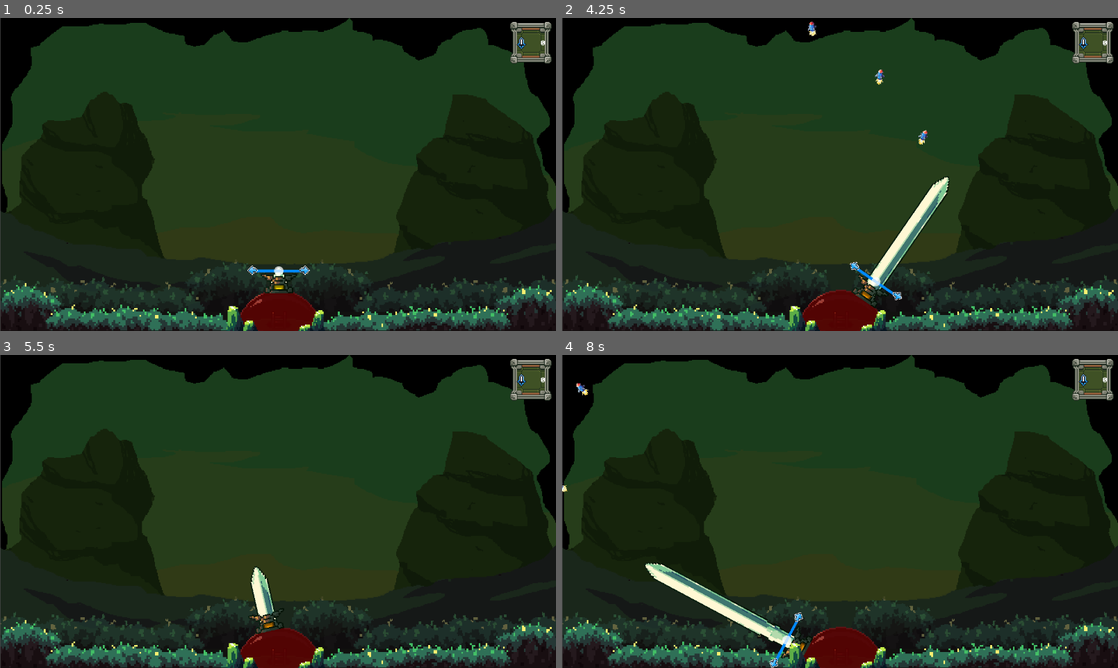
Above: before the commit, frames 1-4 (two rows, left to right).
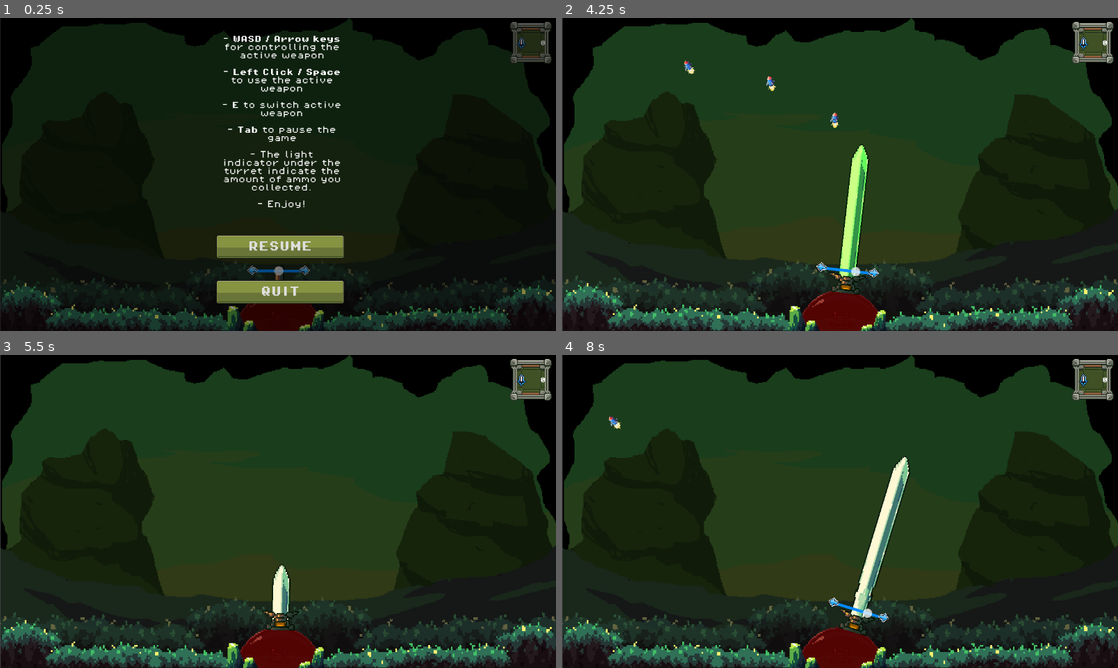
Above: after the commit, the same moments.

Repository: antoinenisoli/DomeSword_GWJ_2025
Game: Godot game, scene res://scenes/levels/game.tscn
Same seed, same stepped clock (60 frames per second), same inputs: the game is played once before the commit and once after it.
Inputs (mouse positions are in pixels of both pictures, inside the frame that each line leads up to):
- Up to frame 1 (0.25 s): no input
- Up to frame 2 (4.25 s): click (840, 246) at 0.5 s, where only the run after the commit has a clickable "RESUME"; move the mouse to (962, 158) at 1.27 s; press the mouse at (962, 158) at 1.28 s; hold Right (move_right) 1.28-2.03 s; move the mouse to (728, 190) at 2.02 s; release the mouse at (728, 190) at 2.03 s; hold Left (move_left) 2.03-2.78 s; tap E (switch_weapon) at 2.1, 3.6 s; move the mouse to (895, 105) at 2.77 s; press the mouse at (895, 105) at 2.78 s; hold Right (move_right) from 2.78 s (still down); move the mouse to (812, 237) at 3.52 s; release the mouse at (812, 237) at 3.53 s
- Up to frame 3 (5.5 s): move the mouse to (444, 558) at 4.27 s; release Right (move_right) at 4.28 s; press the mouse at (444, 558) at 4.28 s; hold Left (move_left) from 4.28 s (still down); move the mouse to (111, 464) at 5.02 s; release the mouse at (111, 464) at 5.03 s; tap E (switch_weapon) at 5.1 s
- Up to frame 4 (8 s): move the mouse to (867, 511) at 5.77 s; press the mouse at (867, 511) at 5.78 s; move the mouse to (756, 433) at 6.52 s; release Left (move_left) at 6.53 s; release the mouse at (756, 433) at 6.53 s; hold Right (move_right) from 6.53 s (still down); tap E (switch_weapon) at 6.6 s; move the mouse to (962, 495) at 7.27 s; press the mouse at (962, 495) at 7.28 s

The runs differ from the first frame. In frame 1, 55% of the frame differs, in the area x 0-100%, y 0-100%; in frame 2, 3.4%; in frame 3, 1.1%; in frame 4, 3.7%.

Commit message:
hold keys to build force instead of spamming

Diff:
--- a/scenes/UI/game_ui.tscn
+++ b/scenes/UI/game_ui.tscn
@@ -181,7 +181,6 @@
 stretch_mode = 4
 
 [node name="PauseScreen" type="Control" parent="CanvasLayer/Screens"]
-visible = false
 layout_mode = 1
 anchors_preset = 15
 anchor_right = 1.0
@@ -217,12 +216,13 @@
 anchors_preset = 10
 anchor_right = 1.0
 offset_left = 51.0
+offset_top = -40.0
 offset_right = -36.0
-offset_bottom = 296.0
+offset_bottom = 412.0
 grow_horizontal = 2
 theme_override_fonts/normal_font = ExtResource("8_owrpm")
 theme_override_fonts/bold_font = ExtResource("4_5038c")
-theme_override_font_sizes/normal_font_size = 16
+theme_override_font_sizes/normal_font_size = 18
 bbcode_enabled = true
 text = "- [b]WASD / Arrow keys[/b] for controlling the active weapon
 
@@ -230,7 +230,11 @@
 
 - [b]E[/b] to switch active weapon
 
-- [b]Tab[/b] to pause the game"
+- [b]Tab[/b] to pause the game
+
+- The light indicator under the turret indicate the amount of ammo you collected.
+
+- Enjoy!"
 autowrap_mode = 2
 horizontal_alignment = 1
 vertical_alignment = 1
@@ -239,9 +243,9 @@
 [node name="resume_Button" type="Button" parent="CanvasLayer/Screens/PauseScreen/tuto"]
 layout_mode = 0
 offset_left = 47.0
-offset_top = 323.0
+offset_top = 447.0
 offset_right = 341.0
-offset_bottom = 376.0
+offset_bottom = 500.0
 theme_override_fonts/font = ExtResource("4_5038c")
 theme_override_font_sizes/font_size = 24
 theme_override_styles/normal = SubResource("StyleBoxTexture_mbbca")
@@ -251,9 +255,9 @@
 [node name="quit_Button" type="Button" parent="CanvasLayer/Screens/PauseScreen/tuto"]
 layout_mode = 0
 offset_left = 47.0
-offset_top = 427.0
+offset_top = 551.0
 offset_right = 341.0
-offset_bottom = 480.0
+offset_bottom = 604.0
 theme_override_fonts/font = ExtResource("4_5038c")
 theme_override_font_sizes/font_size = 24
 theme_override_styles/normal = SubResource("StyleBoxTexture_mbbca")
--- a/scenes/entities/weapon_support2.tscn
+++ b/scenes/entities/weapon_support2.tscn
@@ -196,7 +196,7 @@
 z_index = 50
 position = Vector2(0, -32)
 sprite_frames = SubResource("SpriteFrames_o0ygl")
-animation = &"shoot"
+animation = &"idle"
 speed_scale = 2.0
 
 [node name="light" type="Sprite2D" parent="support"]
--- a/scenes/weapons/sword.tscn
+++ b/scenes/weapons/sword.tscn
@@ -34,8 +34,7 @@
 [node name="sword" type="Node2D" node_paths=PackedStringArray("timer", "txt", "force_slider")]
 z_index = -5
 script = ExtResource("1_o616w")
-preview_angle = 0.5
-power = 100.0
+preview_angle = 0.1
 push_force = 75.0
 charge_color = SubResource("Gradient_gwb47")
 timer = NodePath("swing_timer")
--- a/scripts/Entities/Player/weapons/sword_controller.gd
+++ b/scripts/Entities/Player/weapons/sword_controller.gd
@@ -69,9 +69,10 @@
     for spr in weapon_support.sword_sprites:
         spr.self_modulate = charge_color.sample(v)
 
-func move_sword() -> void:
-    if Input.is_action_just_pressed("move_left") || Input.is_action_just_pressed("move_right"):
-        var axis: float = Input.get_axis("move_left", "move_right")
+func move_sword(_delta) -> void:
+    #if Input.is_action_just_pressed("move_left") || Input.is_action_just_pressed("move_right"):
+    var axis: float = Input.get_axis("move_left", "move_right")
+    if axis != 0:
         force_slider.value += axis * power
         if target_velocity == 0 && force_slider.value < force_slider.max_value && force_slider.value > force_slider.min_value:
             charge_sword(axis)
@@ -90,7 +91,7 @@
     if Engine.time_scale != 1:
         return
 
-    move_sword()
+    move_sword(_delta)
     slash(_delta)
     txt.text = str(roundf(weapon_support.anchor.global_rotation_degrees))
 
--- a/scripts/UI/ui_controller.gd
+++ b/scripts/UI/ui_controller.gd
@@ -10,7 +10,6 @@
 func _ready() -> void:
     enemy_txt.text = str(0)
     flame_txt.text = str(0)
-    pause_screen.visible = false
     gameover_screen.visible = false
     EventManager.collect_ammo.connect(spawn_ammo_text)
     EventManager.on_player_killed.connect(game_over)
@@ -18,6 +17,8 @@
         enemy_killed += 1
         enemy_txt.text = str(enemy_killed)
         )
+
+    set_paused(true)
 
 func spawn_ammo_text(ammo_value: int, pos: Vector2) -> void:
     if floating_txt:
